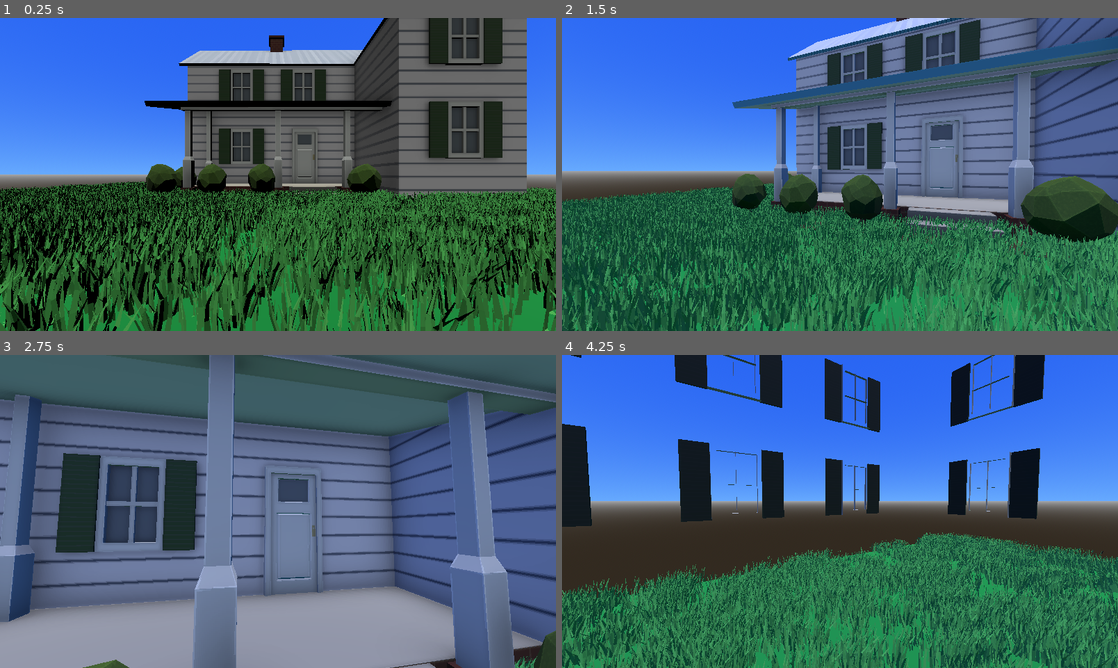
Above: before the commit, frames 1-4 (two rows, left to right).
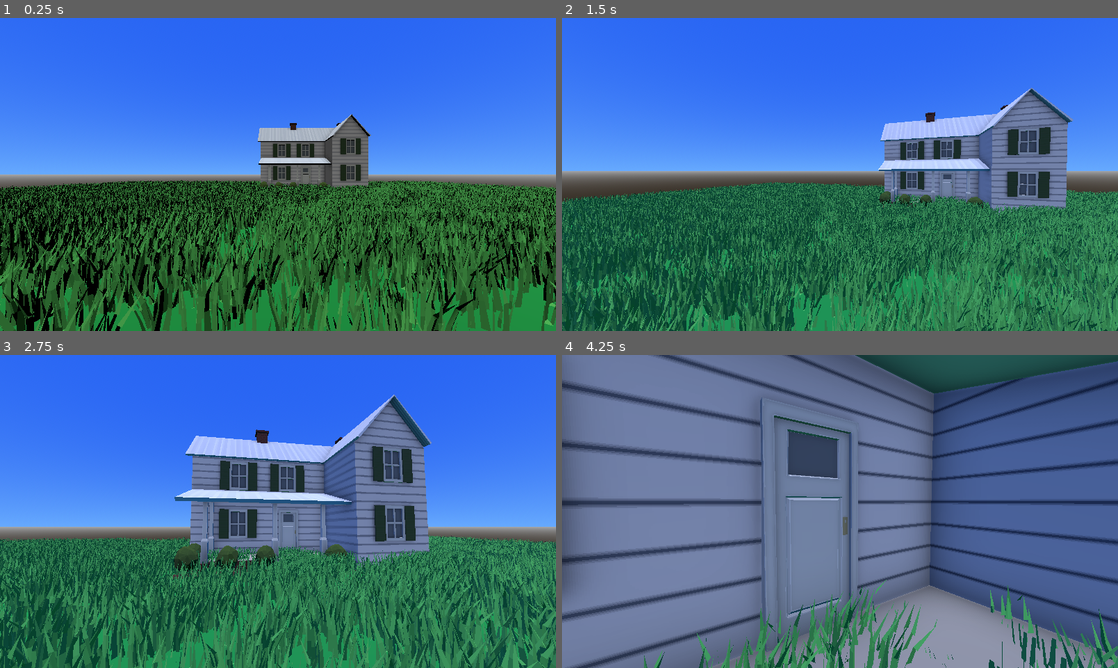
Above: after the commit, the same moments.

Repository: sourcelocation/ArcadeAlibi
Game: Godot game, scene res://game.tscn
Two runs of this game, one before a commit and one after it. Both use one fixed random seed, a clock stepped at 60 frames per second and the inputs below.
Inputs (mouse positions are in pixels of both pictures, inside the frame that each line leads up to):
- Up to frame 1 (0.25 s): no input
- Up to frame 2 (1.5 s): move the mouse to (867, 174) at 0.52 s; hold W (Forward) from 0.53 s (still down); tap Space (Space) at 0.6, 1.35 s; move the mouse to (812, 174) at 1.27 s
- Up to frame 3 (2.75 s): keep holding W (Forward); move the mouse to (289, 505) at 2.02 s; tap Space (Space) at 2.1 s
- Up to frame 4 (4.25 s): keep holding W (Forward); move the mouse to (834, 517) at 2.77 s; tap Space (Space) at 2.85, 3.6 s; move the mouse to (878, 514) at 3.52 s

The runs differ from the first frame. In frame 1, 54% of the frame differs, in the area x 0-100%, y 0-100%; in frame 2, 57%; in frame 3, 95%; in frame 4, 98%.

Commit message:
change_scale

Diff:
--- a/gambling/game.tscn
+++ b/gambling/game.tscn
@@ -52,7 +52,7 @@
 size = Vector3(43.7366, 25.9614, 51.0944)
 
 [node name="Farm house" parent="." instance=ExtResource("1_80nbo")]
-transform = Transform3D(1, 0, 0, 0, 1, 0, 0, 0, 1, 2.98643, 0, -21.3965)
+transform = Transform3D(0.399271, 0, 0, 0, 0.399271, 0, 0, 0, 0.399271, 2.98643, 0, -21.3965)
 
 [node name="Player" parent="." instance=ExtResource("2_e2o6t")]
 transform = Transform3D(1, 0, 0, 0, 1, 0, 0, 0, 1, 0, 3.35948, 0)
--- a/gambling/player.gd
+++ b/gambling/player.gd
@@ -4,12 +4,14 @@
 
 const gravity = 9.8 * 1.5
 
-var speed = 5.0 if is_on_floor() else 6.0
-var accel = 10.0 if is_on_floor() else 12.5
+@export var base_speed = 5.0
+@export var air_speed = 6.0
+@export var base_accel = 10.0
+@export var air_accel = 12.5
+@export var jump_vel = 7.5
+@export var smoothing : float = 0.0003
 var camera_rotation = Vector2(0, 0)
 var can_move : bool = true
-var jump_vel = 7.5
-var smoothing : float = 0.0003
 
 var mouse_sens = 0.003
 
@@ -43,7 +45,8 @@
 
 	if !can_move:
 		wishdir = Vector3.ZERO
-
+	var speed = base_speed if is_on_floor() else air_speed
+	var accel = base_accel if is_on_floor() else air_accel
 	air_accelerate(wishdir, speed, accel, delta)
 
 	move_and_slide()
--- a/gambling/player.tscn
+++ b/gambling/player.tscn
@@ -1,8 +1,10 @@
 [gd_scene load_steps=3 format=3 uid="uid://ukoki2adbqs1"]
 
-[ext_resource type="Script" path="res://player.gd" id="1_4flbx"]
+[ext_resource type="Script" uid="uid://bpqrnyncmfv5s" path="res://player.gd" id="1_4flbx"]
 
 [sub_resource type="CapsuleShape3D" id="CapsuleShape3D_onrkg"]
+radius = 0.34
+height = 1.8
 
 [node name="Player" type="CharacterBody3D"]
 script = ExtResource("1_4flbx")
Not shown, changed: .gitignore
